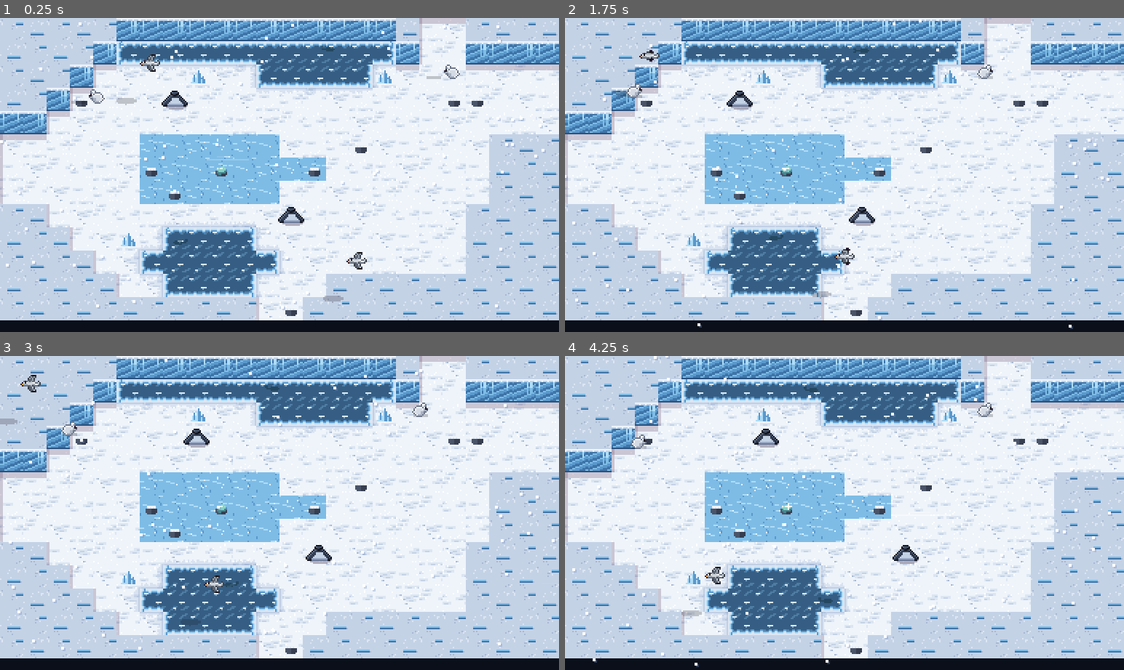
Above: before the commit, frames 1-4 (two rows, left to right).
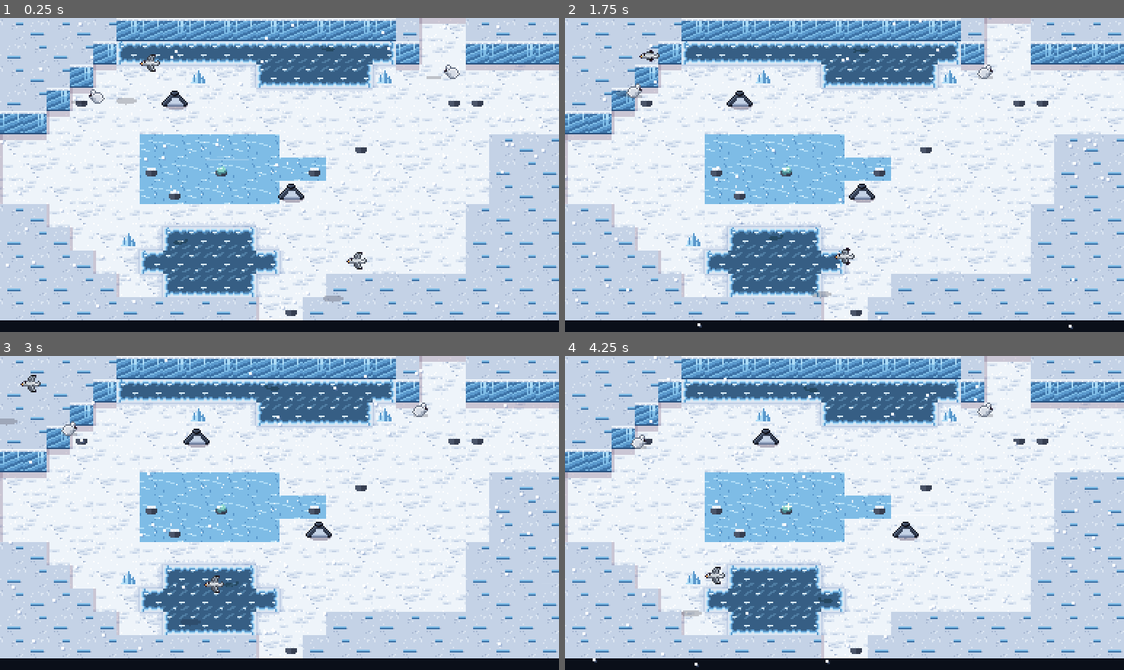
Above: after the commit, the same moments.

Repository: ashciraulo/Leviathan
Game: Godot game, scene res://rooms/room_2_-3.tscn
Two runs of this game, one before a commit and one after it. Both use one fixed random seed, a clock stepped at 60 frames per second and the inputs below. This scene is started directly instead of the project's main scene.
Inputs (mouse positions are in pixels of both pictures, inside the frame that each line leads up to):
- Up to frame 1 (0.25 s): no input
- Up to frame 2 (1.75 s): tap Enter (ui_accept) at 0.5, 0.77, 1.07 s; move the mouse to (967, 159) at 0.52 s; hold D (move_right) 0.53-1.25 s; hold J (attack) 0.53-1.25 s; click (967, 159) at 0.67 s; drag from (732, 190) to (738, 93) at 1.27 s
- Up to frame 3 (3 s): move the mouse to (335, 443) at 2.02 s; hold D (move_right) 2.03-2.75 s; hold K (interact) 2.03-2.75 s; drag from (251, 575) to (195, 437) at 2.77 s
- Up to frame 4 (4.25 s): move the mouse to (1012, 560) at 3.52 s; hold A (move_left) from 3.53 s (still down); hold I (item_2) from 3.53 s (still down); tap Enter (ui_accept) at 3.77, 4.07 s; tap Escape (pause) at 4.15 s

The runs differ from the first frame. In frame 1, 0.4% of the frame differs, in the area x 49-55%, y 52-67%; in frame 2, 0.4%; in frame 3, 0.4%; in frame 4, 0.4%.

Commit message:
Checkpoint and entrance checks: load a file at every Tidestone; no foe at a way in
New smoke checks:
- _test_every_checkpoint saves and loads a file at each of the world's
  Tidestones and checks Wren wakes in that room, on solid ground, unhurt,
  where the stone put them, and free to walk off.
- _test_overworld_entrances fails when a foe starts within three tiles of a
  way in from the next room (the dungeon walker already checks dungeons).

Fixes they found: the Weir Steps crab stood beside the Tidestone, so Wren was
hit the moment a file loaded there; and one foe in each of ten overworld
rooms waited at arm's length from an entrance. Each moved 1-3 tiles in.

Co-Authored-By: Claude Opus 5.5 <noreply@anthropic.com>
Claude-Session: https://claude.ai/code/session_01UYEn5XNFqF3kHpJE79NMXE

Diff:
--- a/rooms/room_1_0.tscn
+++ b/rooms/room_1_0.tscn
@@ -7,8 +7,8 @@
 name_key = "ROOM_TIDEPOOLS"
 layout = "########################
 #......................#
-#...c..........~~~.....#
-#..............~~~..c..#
+#...c..........~~~..c..#
+#..............~~~.....#
 #......##..............#
 ........##..............
 .................c......
--- a/rooms/room_2_-3.tscn
+++ b/rooms/room_2_-3.tscn
@@ -13,8 +13,8 @@
 ##......................
 ......xxxxxx.........###
 ......xxx*xxxx.......###
-......xxxxxx.........###
-##..........g.......####
+......xxxxxxg........###
+##..................####
 ###....~~~~.........####
 ####..~~~~~~........####
 #####..~~~~...##########
--- a/rooms/room_2_3.tscn
+++ b/rooms/room_2_3.tscn
@@ -15,8 +15,8 @@
 #~~~~~~~~rrrrrr.......##
 rrrrrrrrrrrrr......T..##
 rrrrrrrrrrrr..........##
-rrrrrrrrrrrrr.......c.##
-#~~~~~~~~~rrrrrr......##
+rrrrrrrrrrrrr.........##
+#~~~~~~~~~rrrrrrc.....##
 #~~~~~~;;;;;rrrrr.....##
 #~~~~~;;C;;;;;;rr....###
 #~~~~~~;;;~~~~~~~~..####
--- a/rooms/room_3_3.tscn
+++ b/rooms/room_3_3.tscn
@@ -12,7 +12,7 @@
 layout = "#########..#############
 #######......###########
 #####..........#########
-####....q.........######
+####..q...........######
 ###.......~~~~~.....####
 ##.......~~~~~~~.....###
 ##...w...~~~..C~~..q..##
--- a/rooms/room_4_-3.tscn
+++ b/rooms/room_4_-3.tscn
@@ -11,9 +11,9 @@
 layout = "###########..###########
 ###.....J.........J...##
 ......................##
-...........t.......0..##
+...................0..##
 ......................##
-#.......................
+#..........t............
 #.....J.....n...t.......
 #.......................
 ##....~~~~.............#
--- a/rooms/room_6_-1.tscn
+++ b/rooms/room_6_-1.tscn
@@ -15,9 +15,9 @@
 #..........w...........#
 ######......#######....#
 #.....m.....#...m......#
-#..M........#.......M..#
+#..M.......w#.......M..#
 #.....#######.....######
-#..........w...........#
+#......................#
 #..~~~.......##......c.#
 #..~~~...M...##........#
 ###########..###########"
--- a/rooms/room_7_-1.tscn
+++ b/rooms/room_7_-1.tscn
@@ -16,7 +16,7 @@
 ##.....~~~~~~~~~~......#
 #......~~~O..C~~~.......
 #..e...~~~~~~~~~~.......
-#......~~~~~~~~~~...e..#
+#......~~~~~~~~~~.e....#
 ##......~~~~~~~~......##
 ###...y..........y...###
 ####................####
--- a/rooms/room_8_-2.tscn
+++ b/rooms/room_8_-2.tscn
@@ -13,8 +13,8 @@
 #.....e........~~~.....#
 .....y.....y...~~~..y...
 ........................
-....y...y.....y.........
-#..........e...........#
+....y...y..e..y.........
+#......................#
 #....~~~......y....y...#
 #..y.~~~...............#
 #....................o.#
--- a/rooms/room_8_1.tscn
+++ b/rooms/room_8_1.tscn
@@ -15,8 +15,8 @@
 #.......n..............#
 ........................
 ........................
-#......................#
-#.....SS......A........#
+#.............A........#
+#.....SS...............#
 ##...U...U...U...U....##
 ####................####
 ###########..###########"
--- a/rooms/room_9_2.tscn
+++ b/rooms/room_9_2.tscn
@@ -12,9 +12,9 @@
 layout = "######..################
 ####......##############
 ###.........############
-##....A......~~~~~~~####
+##...........~~~~~~~####
 ##..........~~~~~~~~~###
-##...U.....~~~.O..~~~###
+##...UA....~~~.O..~~~###
 ##..........~~~.C..~~###
 ###..........~~~~~~~~###
 ####...F......~~~~~~####
--- a/tests/smoke_test.gd
+++ b/tests/smoke_test.gd
@@ -58,6 +58,8 @@
 		await _test_challenges()
 		await _test_overworld_life()
 		await _test_regional_caves()
+		await _test_every_checkpoint()
+		await _test_overworld_entrances()
 		await _test_ambience()
 		await _test_fast_travel()
 		await _test_credits()
@@ -255,6 +257,93 @@
 	_check(SaveManager.is_newer(JSON.parse_string(FileAccess.get_file_as_string(path))),
 		"the newer save is still there")
 	SaveManager.delete_save()
+
+
+## Every Tidestone, saved and loaded: the file wakes in the stone's room with
+## Wren standing clear (not in a wall, water or a pit) and free to walk off.
+func _test_every_checkpoint() -> void:
+	var rooms := RoomInfo.all()
+	var stones := 0
+	for coord: Vector2i in rooms:
+		for at: Vector2i in rooms[coord]["stones"]:
+			stones += 1
+			var spot := Vector2(at.x * Room.TILE + Room.TILE / 2.0, at.y * Room.TILE + Room.TILE - 4) + Tidestone.CHECKPOINT_OFFSET
+			var label := "the Tidestone at %s in room %s" % [at, coord]
+			if OS.get_environment("CHECKPOINT_TRACE") != "":
+				print("checkpoint ", label)
+			GameState.reset_new_game()
+			GameState.set_checkpoint(coord, spot)
+			SaveManager.save_game()
+			GameState.reset_new_game()
+			if not SaveManager.load_game():
+				_check(false, "%s: the save loads" % label)
+				continue
+			var bubbles := GameState.bubbles
+			var game: Node = (load("res://scenes/game.tscn") as PackedScene).instantiate()
+			add_child(game)
+			await _wait(0.1)
+			# A room's first visit may open a dialogue, which pauses the game.
+			if DialogueBox.is_open:
+				for node in get_tree().root.find_children("*", "DialogueBox", true, false):
+					(node as DialogueBox).close()
+			get_tree().paused = false
+			await _wait(0.5)
+			var player: Player = game.player
+			_check(game.current_room != null and game.current_room.coord == coord, "%s: the file wakes in the stone's room" % label)
+			var room_pos: Vector2 = game.current_room.global_position if game.current_room else Vector2.ZERO
+			var drift := player.global_position.distance_to(room_pos + spot)
+			_check(player.state != Player.State.FALL and player.state != Player.State.DEAD and GameState.bubbles == bubbles,
+				"%s: Wren wakes on solid ground (state %d, bubbles %d of %d)" % [label, player.state, GameState.bubbles, bubbles])
+			_check(drift < 6.0, "%s: Wren wakes where the stone put them, not pushed out of a wall (%.1f px off)" % [label, drift])
+			var free := 0
+			for step: Vector2 in [Vector2(4, 0), Vector2(-4, 0), Vector2(0, 4), Vector2(0, -4)]:
+				if not player.test_move(player.global_transform, step):
+					free += 1
+			_check(free >= 2, "%s: Wren can walk off from where they wake (%d of 4 ways open)" % [label, free])
+			game.queue_free()
+			await _wait(0.05)
+	_check(stones >= 20, "the world has its Tidestones (%d)" % stones)
+	SaveManager.delete_save()
+	GameState.reset_new_game()
+
+
+## Fair entrances on the overworld (tests/walker.gd checks the dungeons): no
+## foe waits within three tiles of a way in from the next room.
+func _test_overworld_entrances() -> void:
+	var rooms := RoomInfo.all()
+	var checked := 0
+	for coord: Vector2i in rooms:
+		if rooms[coord]["dungeon"] != "":
+			continue
+		var room := (load("res://rooms/room_%d_%d.tscn" % [coord.x, coord.y]) as PackedScene).instantiate() as Room
+		room.coord = coord
+		add_child(room)
+		var foes: Array[Vector2] = []
+		for node in room.find_children("*", "Enemy", true, false):
+			if not node.is_in_group("boss"):
+				foes.append((node as Node2D).position)
+		var ways := {Vector2i.UP: [], Vector2i.DOWN: [], Vector2i.LEFT: [], Vector2i.RIGHT: []}
+		for x in Room.COLS:
+			ways[Vector2i.UP].append(Vector2i(x, 0))
+			ways[Vector2i.DOWN].append(Vector2i(x, Room.ROWS - 1))
+		for y in Room.ROWS:
+			ways[Vector2i.LEFT].append(Vector2i(0, y))
+			ways[Vector2i.RIGHT].append(Vector2i(Room.COLS - 1, y))
+		for side: Vector2i in ways:
+			if not rooms.has(coord + side):
+				continue
+			for edge: Vector2i in ways[side]:
+				if not room.raw_tile(edge.x, edge.y) in [".", ":", ","]:
+					continue
+				checked += 1
+				var at := Vector2(edge.x * Room.TILE + Room.TILE / 2.0, edge.y * Room.TILE + Room.TILE / 2.0) - Vector2(side) * Room.TILE
+				for foe in foes:
+					if foe.distance_to(at) < Room.TILE * 3.0:
+						_check(false, "room %s: a foe at tile %s waits %d px from the way in at %s" % [coord, Vector2i(foe / Room.TILE), int(foe.distance_to(at)), edge])
+						break
+		room.queue_free()
+		await _wait(0.02)
+	_check(checked > 100, "the overworld's ways in were checked (%d edge tiles)" % checked)
 
 
 func _write_json(path: String, data: Dictionary) -> void:
